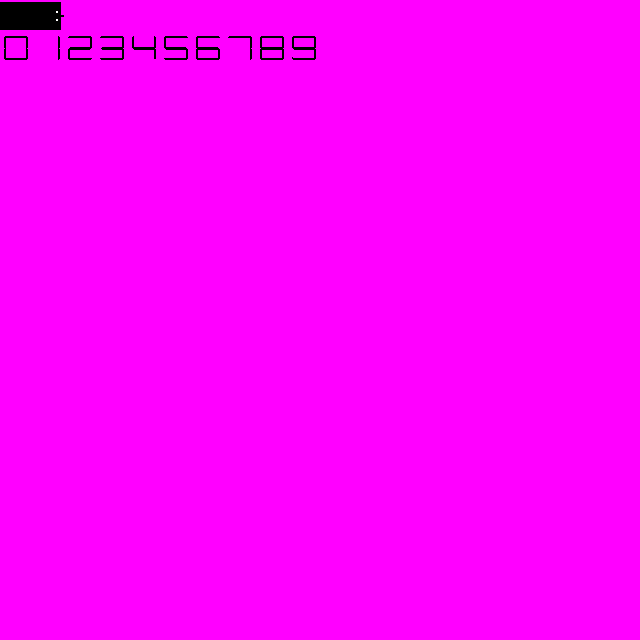
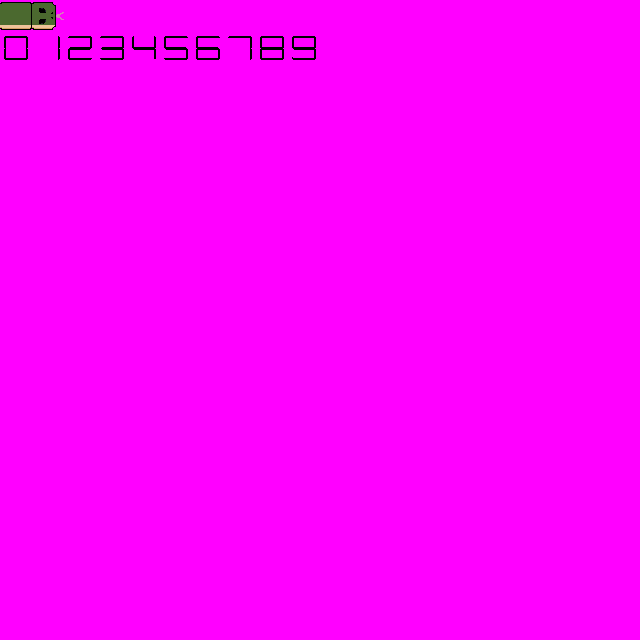
Revision of a layered 640x640 image; what changed, layer by layer:
painted on "sheet.png" over [0, 2, 64, 30]
